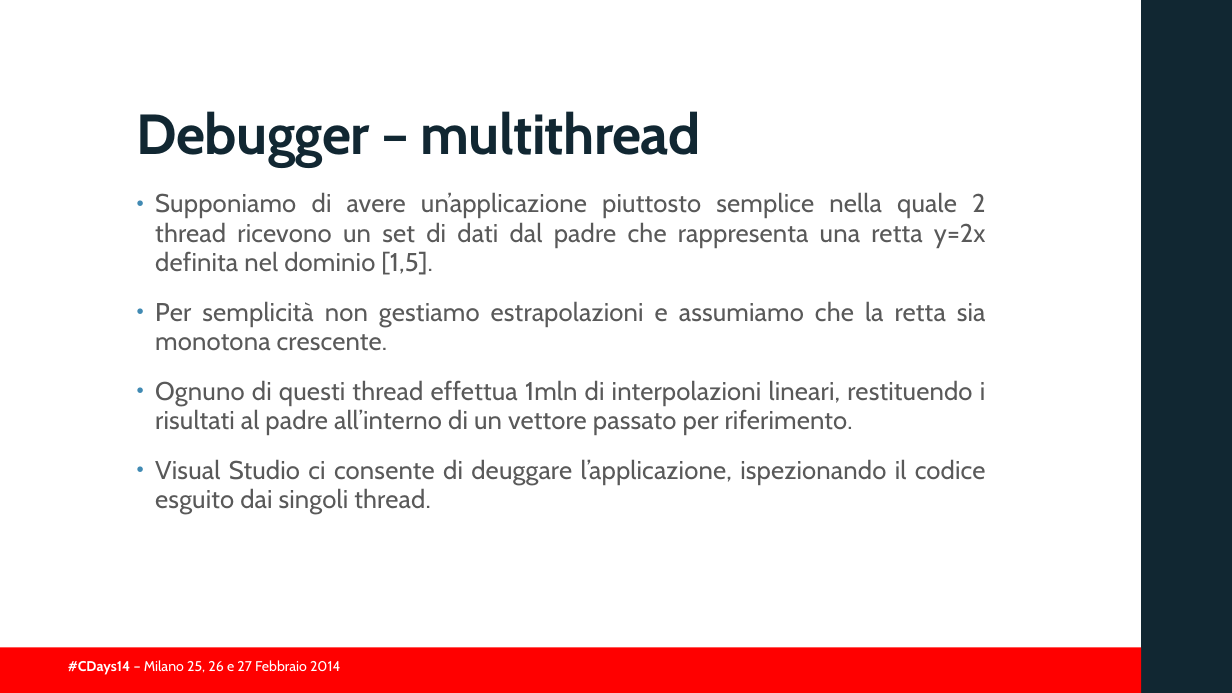
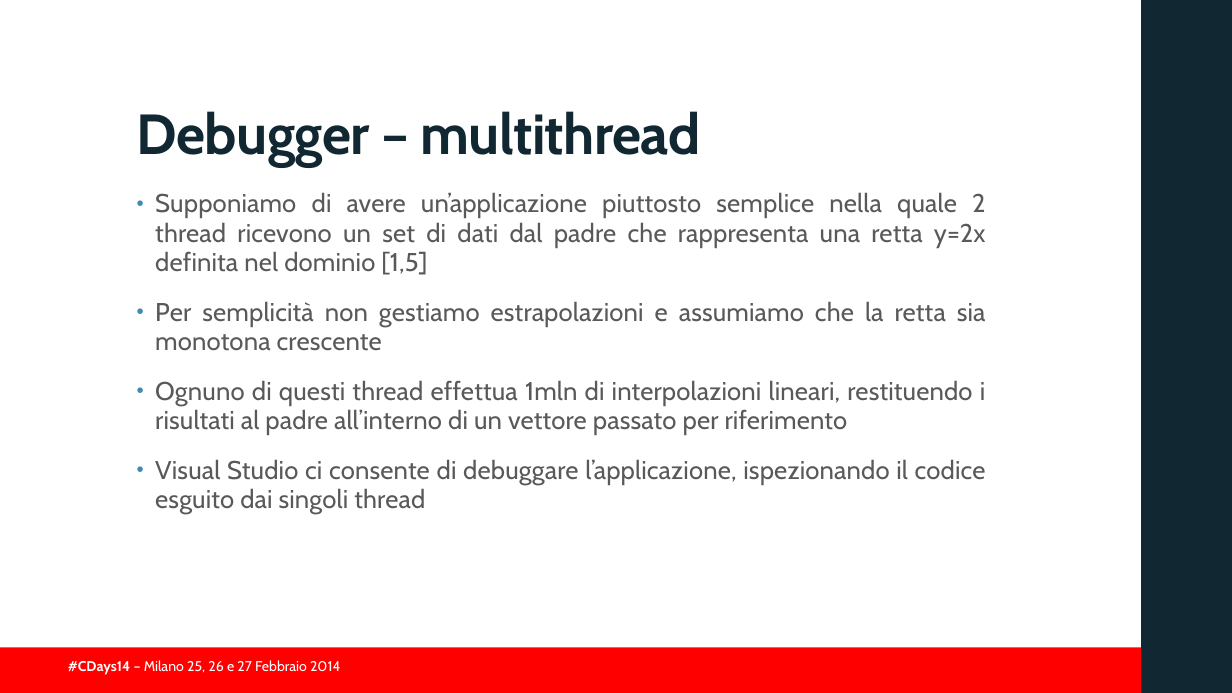
Before and after one commit to guidop/CDays14, a slide deck: slide 44 of presentazioneCDAYS2014.pptx (slide 46 before the commit). Drawn at 1232x693 pixels with LibreOffice and Linux fonts; fonts in the diff are those of the drawing; background and template pictures are left out. Boxes give left, top, right and bottom in pixels: in the first picture for what was removed or moved away, otherwise in the second. Text is boxed around its words. In the diff, an @@ line names an element or a change of style, - is before the commit and + after.

```diff
--- a/presentazioneCDAYS2014.pptx
+++ b/presentazioneCDAYS2014.pptx
@@ text at (155, 192, 986, 514): text changed @@
-• Supponiamo di avere un’applicazione piuttosto semplice nella quale 2 thread ricevono un set di dati dal padre che rappresenta una retta y=2x definita nel dominio [1,5].
-• Per semplicità non gestiamo estrapolazioni e assumiamo che la retta sia monotona crescente.
-• Ognuno di questi thread effettua 1mln di interpolazioni lineari, restituendo i risultati al padre all’interno di un vettore passato per riferimento.
-• Visual Studio ci consente di deuggare l’applicazione, ispezionando il codice esguito dai singoli thread.
+• Supponiamo di avere un’applicazione piuttosto semplice nella quale 2 thread ricevono un set di dati dal padre che rappresenta una retta y=2x definita nel dominio [1,5]
+• Per semplicità non gestiamo estrapolazioni e assumiamo che la retta sia monotona crescente
+• Ognuno di questi thread effettua 1mln di interpolazioni lineari, restituendo i risultati al padre all’interno di un vettore passato per riferimento
+• Visual Studio ci consente di debuggare l’applicazione, ispezionando il codice esguito dai singoli thread
```
Also in this commit, not shown: 25 other slides changed, 1 slide removed, 3 other files.
